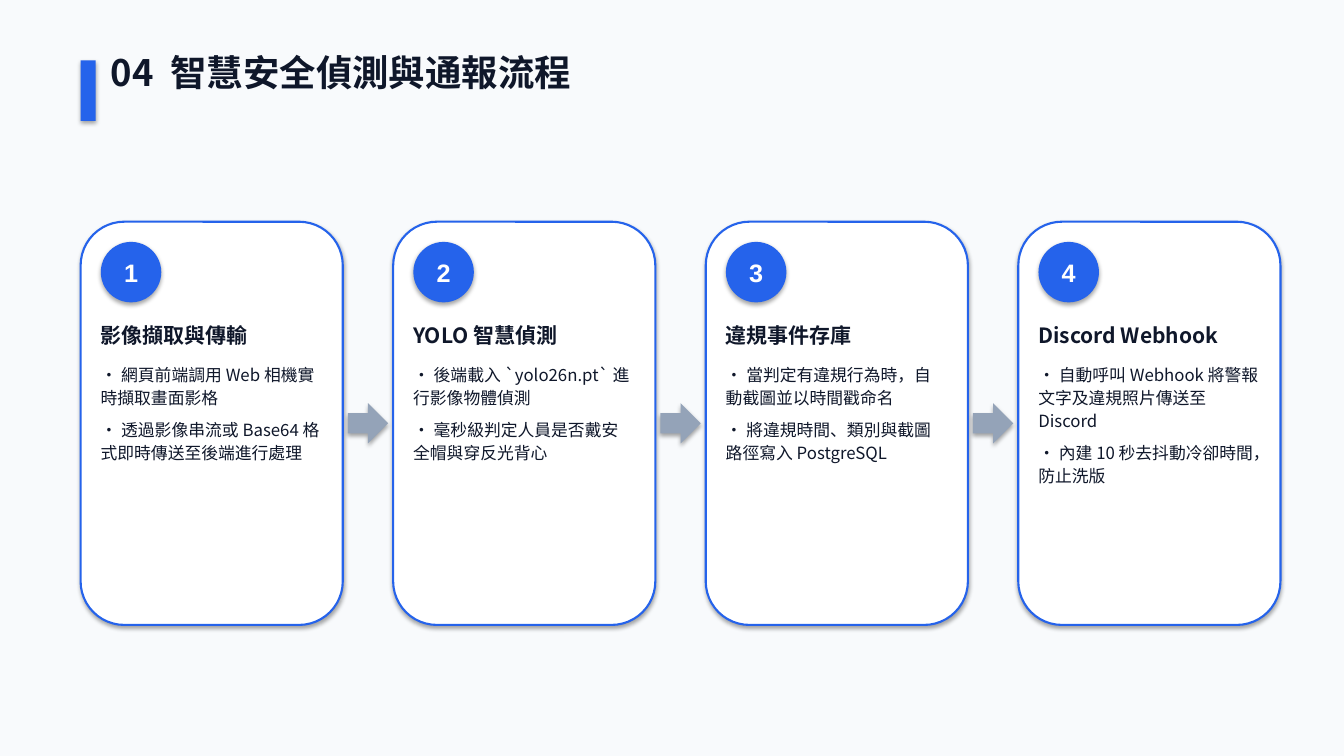
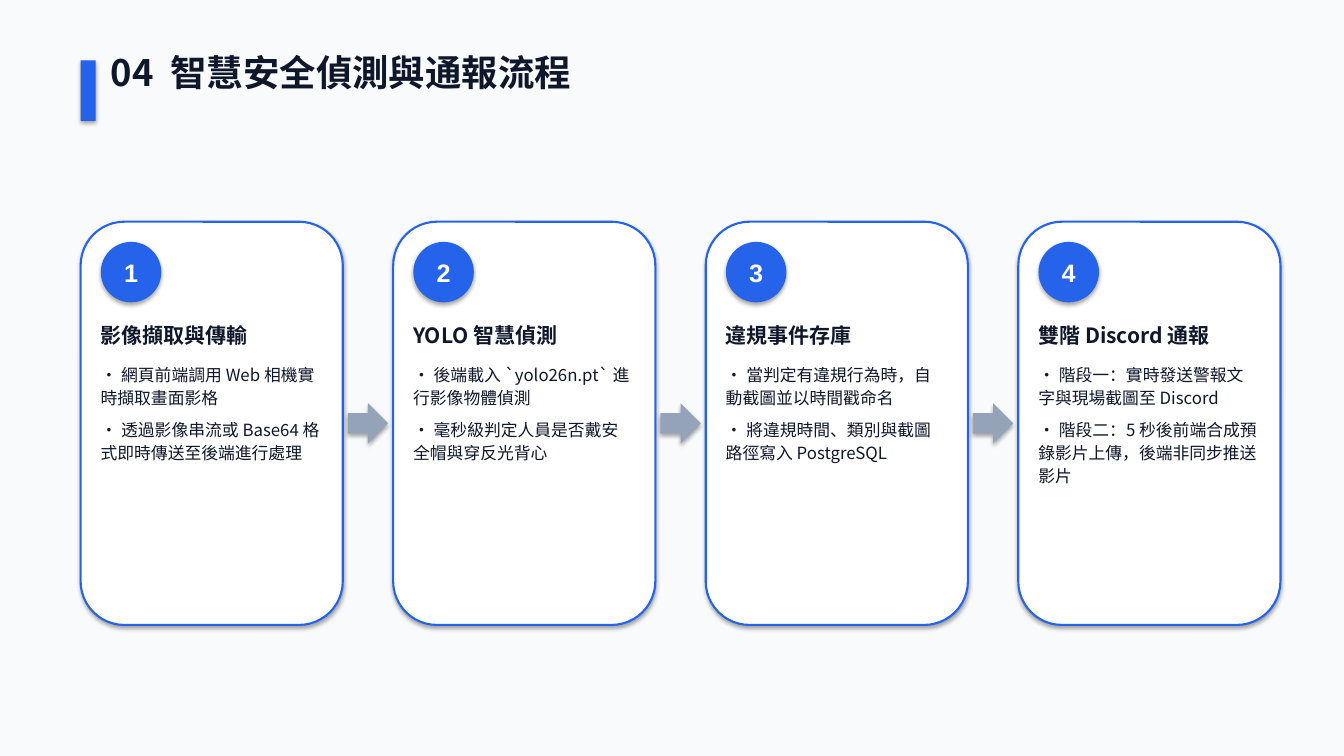
Before and after one commit to zongyandeng/AIoT, a slide deck: slide 5 of AIoT_Safety_Platform_Report.pptx. Drawn at 1344x756 pixels with LibreOffice and Linux fonts; fonts in the diff are those of the drawing. Boxes give left, top, right and bottom in pixels: in the first picture for what was removed or moved away, otherwise in the second. Text is boxed around its words. In the diff, an @@ line names an element or a change of style, - is before the commit and + after.

Commit message:
docs: regenerate presentation to integrate virtual fence static preview and discord video alert

```diff
--- a/AIoT_Safety_Platform_Report.pptx
+++ b/AIoT_Safety_Platform_Report.pptx
@@ text at (1038, 322, 1257, 484): text changed @@
-Discord Webhook
-• 自動呼叫 Webhook 將警報文字及違規照片傳送至 Discord
-• 內建 10 秒去抖動冷卻時間，防止洗版
+雙階 Discord 通報
+• 階段一：實時發送警報文字與現場截圖至 Discord
+• 階段二：5 秒後前端合成預錄影片上傳，後端非同步推送影片
```
Also in this commit, not shown: 3 other slides changed, 2 slides added, 1 other file.
